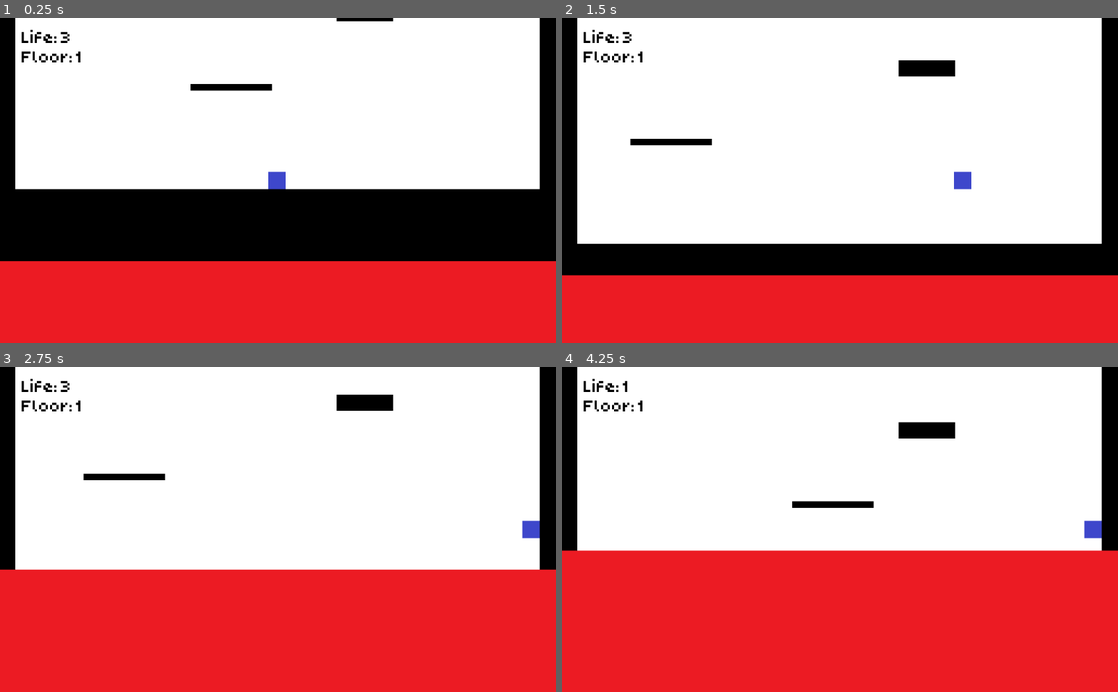
Above: before the commit, frames 1-4 (two rows, left to right).
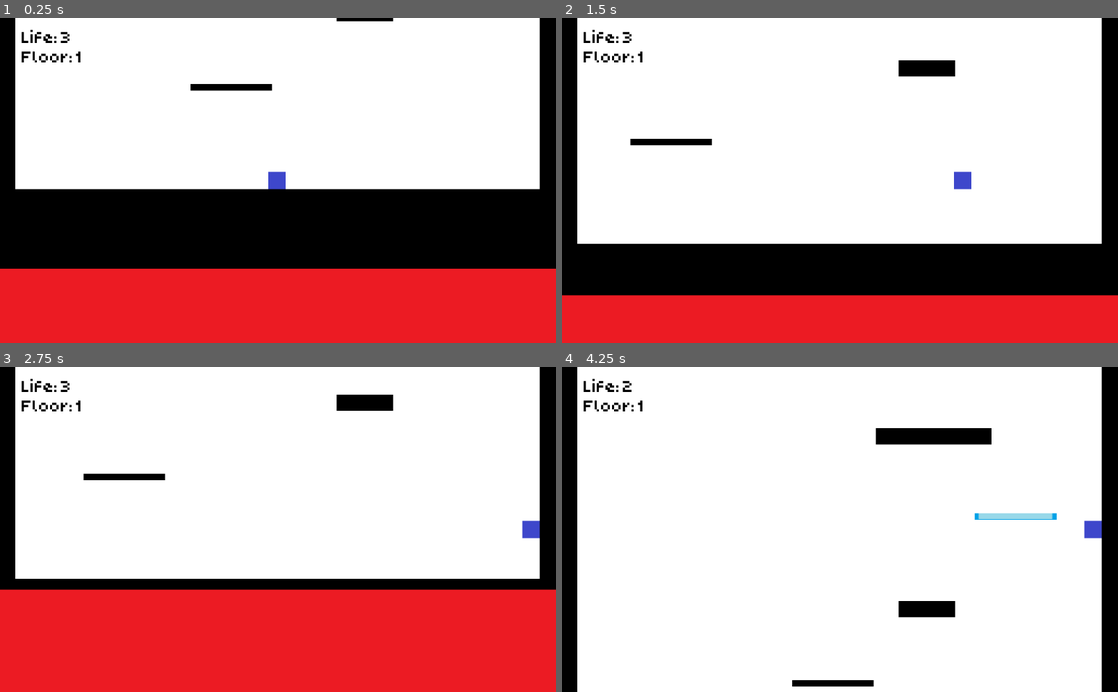
Above: after the commit, the same moments.

Repository: Darkstick/Jumper
Game: Godot game, scene res://Scenes/Levels/main.tscn
The game is run twice, just before and just after one commit, with the same random seed, the same clock (stepped at 60 frames per second) and the same inputs. Sound files missing from this copy of the repository are replaced by a short silence.
Inputs:
- Up to frame 1 (0.25 s): no input
- Up to frame 2 (1.5 s): hold Right (right) from 0.53 s (still down); tap Up (up) at 0.6, 0.77, 1.07, 1.35 s
- Up to frame 3 (2.75 s): tap Up (up) at 1.52, 1.82, 2.1 s; release Right (right) at 2.03 s; hold Left (left) from 2.03 s (still down)
- Up to frame 4 (4.25 s): release Left (left) at 2.78 s; hold Right (right) from 2.78 s (still down); tap Up (up) at 2.85, 3.02, 3.32, 3.6, 3.77, 4.07 s

The runs differ from the first frame. In frame 1, 2.4% of the frame differs, in the area x 0-100%, y 74-78%; in frame 2, 6.4%; in frame 3, 6.4%; in frame 4, 45%, in the area x 0-100%, y 4-100%.

Commit message:
added intro music and loop music

Diff:
--- a/Scenes/Objects/audio.tscn
+++ /dev/null
@@ -1,6 +0,0 @@
-[gd_scene load_steps=2 format=2]
-
-[ext_resource path="res://Scripts/Objects/AudioStreamPlayer2D.gd" type="Script" id=1]
-
-[node name="audio" type="AudioStreamPlayer"]
-script = ExtResource( 1 )
--- /dev/null
+++ b/Scenes/Objects/music.tscn
@@ -0,0 +1,16 @@
+[gd_scene load_steps=4 format=2]
+
+[ext_resource path="res://Scripts/Objects/music.gd" type="Script" id=1]
+[ext_resource path="res://Ressources/Music/lavarising.ogg" type="AudioStream" id=2]
+[ext_resource path="res://Ressources/Music/lavarintro.wav" type="AudioStream" id=3]
+
+[node name="music" type="Node"]
+script = ExtResource( 1 )
+
+[node name="lavaIntro" type="AudioStreamPlayer" parent="."]
+stream = ExtResource( 3 )
+
+[node name="lavaRising" type="AudioStreamPlayer" parent="."]
+stream = ExtResource( 2 )
+
+[connection signal="finished" from="lavaIntro" to="." method="_on_lavaIntro_finished"]
--- a/Scripts/Creatures/lava.gd
+++ b/Scripts/Creatures/lava.gd
@@ -15,7 +15,8 @@
 
 func _physics_process(delta):
 	var collision = move_and_collide(velocity)
-	velocity.y = -speed
+	if(Global.started == true):
+		velocity.y = -speed
 	if collision:
 		if collision.collider.name == "player":
 			$AudioStreamPlayer.play()
--- a/Scripts/Creatures/player.gd
+++ b/Scripts/Creatures/player.gd
@@ -37,6 +37,7 @@
 			game_over()
 
 func game_over():
+	Music.stop_music()
 	$CollisionShape2D.disabled = true
 	$Camera.set_limit(MARGIN_BOTTOM, position.y + 300)
 	$gameOverScreen/AnimationPlayer.play("slide_in")
@@ -48,6 +49,9 @@
 	velocity.y += gravity * delta
 	velocity = move_and_slide(velocity, Vector2.UP)
 	if Input.is_action_just_pressed("up"):
+		if(Global.started == false):
+			Global.started = true
+			Music.play_music()
 		if is_on_floor():
 			$sound.play()
 			velocity.y = jumpspeed
--- a/Scripts/Objects/AudioStreamPlayer2D.gd
+++ /dev/null
@@ -1,5 +0,0 @@
-extends AudioStreamPlayer
-
-func play_sound(sfx : AudioStream):
-	stream = sfx
-	play()
--- /dev/null
+++ b/Scripts/Objects/music.gd
@@ -0,0 +1,10 @@
+extends Node
+
+func play_music():
+	$lavaIntro.play()
+
+func _on_lavaIntro_finished():
+	$lavaRising.play()
+
+func stop_music():
+	$lavaRising.stop()
--- a/Scripts/global.gd
+++ b/Scripts/global.gd
@@ -2,3 +2,4 @@
 
 var platforms = 5
 var hp = 3
+var started = false
--- a/project.godot
+++ b/project.godot
@@ -18,6 +18,7 @@
 
 Global="*res://Scripts/global.gd"
 Ui="*res://Scenes/Objects/UI.tscn"
+Music="*res://Scenes/Objects/music.tscn"
 
 [display]
 
Not shown, added: Ressources/Music/lavarintro.wav.import
Not shown, added: Ressources/Music/lavarising.ogg.import
Not shown, added: Ressources/Music/lavarintro.wav
Not shown, added: Ressources/Music/lavarising.ogg
